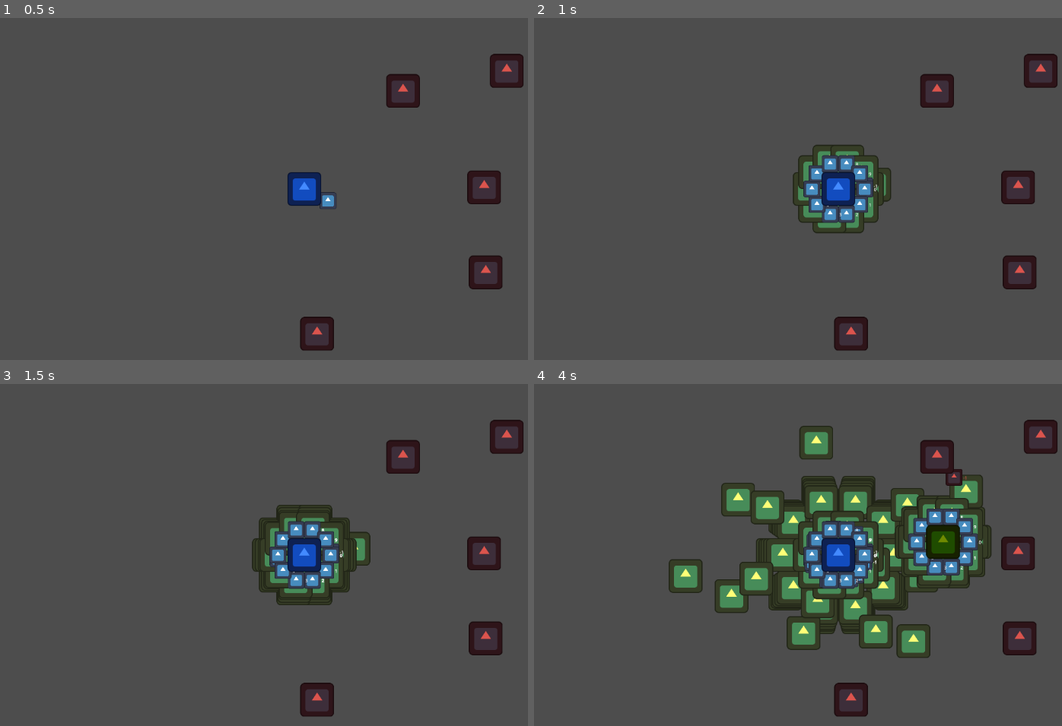
Above: before the commit, frames 1-4 (two rows, left to right).
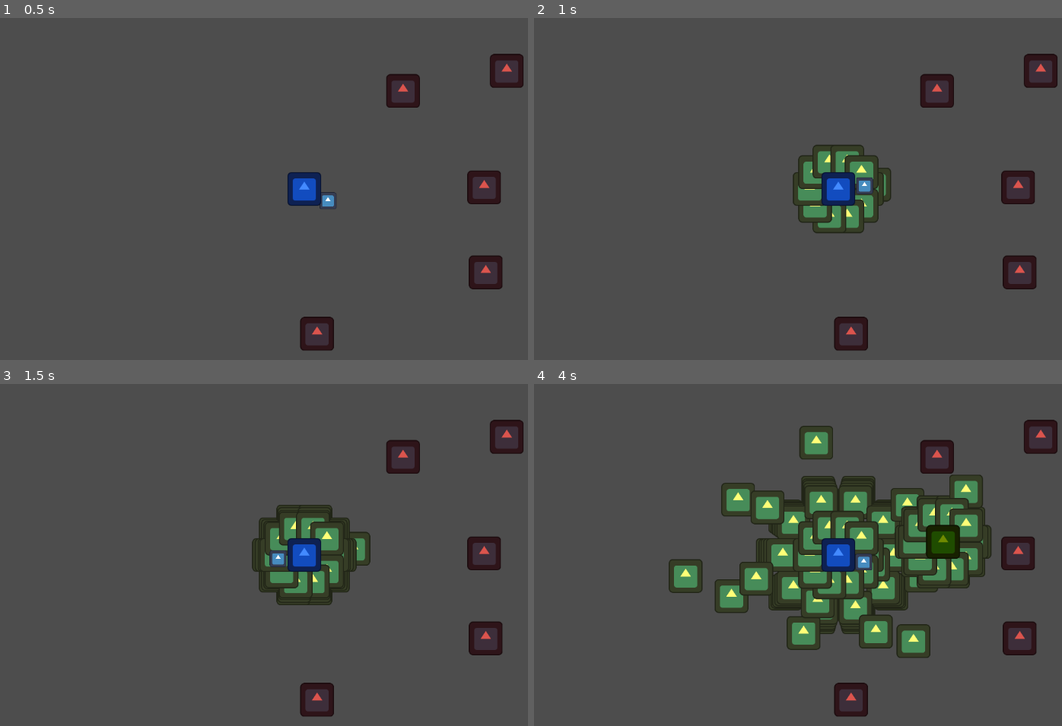
Above: after the commit, the same moments.

Repository: rodeyfeld/modular_abilities
Game: Godot game, scene res://world.tscn
Two runs of this game, one before a commit and one after it. Both use one fixed random seed, a clock stepped at 60 frames per second and the inputs below. The engine's default icon, where the game draws it, is replaced by a stand-in: a white triangle on a blue panel in a dark square.
Inputs (mouse positions are in pixels of both pictures, inside the frame that each line leads up to):
- Up to frame 1 (0.5 s): no input
- Up to frame 2 (1 s): tap Enter at 0.5 s; move the mouse to (972, 171) at 0.52 s; tap 1 (1) at 0.6 s; tap 2 (2) at 0.8 s
- Up to frame 3 (1.5 s): move the mouse to (184, 572) at 1.27 s; tap 2 (2) at 1.35 s
- Up to frame 4 (4 s): tap 3 (3) at 1.55, 2.1 s; move the mouse to (898, 479) at 2.02 s; tap 4 (4) at 2.3, 2.85 s; move the mouse to (808, 623) at 2.77 s; tap 1 (1) at 3.05, 3.6 s; move the mouse to (1019, 606) at 3.52 s; tap 2 (2) at 3.8 s

Frame 1 is identical in both runs. In frame 2, 1.3% of the frame differs, in the area x 51-65%, y 40-60%; in frame 3, 1.3%; in frame 4, 3.0%, in the area x 51-85%, y 24-60%.

Commit message:
start arc work

Diff:
--- a/ability/action/linear_projectile.gd
+++ b/ability/action/linear_projectile.gd
@@ -57,3 +57,5 @@
 		projectile.initial_direction = dir
 		# Fire the projectile
 		projectile.fire(caster_ability.caster, self.data.attribute_fields.attribute_field_fire_data.timeout)
+		# Free the attach node
+		attach_node.queue_free()
--- a/entity/actor/actor.gd
+++ b/entity/actor/actor.gd
@@ -64,50 +64,14 @@
 
 	var target_angle = rad_to_deg(self.get_angle_to(dir))
 	var total_angle = angle_between_shots * num_required
-	print(num)
-	print(total_angle/num)
-
 	var wedge = num * angle_between_shots
 	var start_angle = total_angle / 2
-#	var curr_angle = 0
+
 	var curr_angle = (target_angle - start_angle + wedge)
-#	var curr_angle = (((num_required - num) * angle_between_shots) + (total_angle / num)
 
-
-
-#
-#
-#
-#
-#
-#
-#
-#
-#
-#	var even_bit = 1 if (floor(num_required) % 2) == 0 else 0
-#	var flip_bit = -1 if floor(int(num) / int(num_required)) == 0 else 1
-#
-#	var curr_angle = target_angle + (num * angle_between_shots)
-#	if even_bit:
-#
-#		pass
-#
-#	var test_angle = target_angle + (angle_between_shots * flip_bit)
 	var rad_angle = deg_to_rad(curr_angle)
-
 
 	attach_point.global_position.x = DEADZONE * cos(rad_angle) + self.position.x
 	attach_point.global_position.y = DEADZONE * sin(rad_angle) + self.position.y
 
 	return attach_point
-#	var middle_offset = angle_between_shots if (num_required % 2) == 0 else 0
-#	var DEADZONE = 100
-#	var total_angle_difference = num_required * angle_between_shots
-#	var attach_point:AttachPoint = attach_point_scene.instantiate()
-#	var curr_angle = 0
-#	var flip_bit = 0
-#	if (num_required / num) <= 2:
-#		flip_bit = 1
-#	else:
-#		flip_bit = -1
-#
--- /dev/null
+++ b/entity/spell_projectiles/trick/arc.gd
@@ -0,0 +1,18 @@
+extends Projectile
+
+class_name Arc
+
+
+
+func _physics_process(_delta):
+	move_and_slide()
+
+
+func fire(p_owner, _timeout = -1):
+	projectile_owner = p_owner
+
+	$ProjectileTimeoutTimer.call_deferred("start", _timeout)
+	velocity = initial_direction.normalized() * initial_speed
+
+func on_hit():
+	pass
--- /dev/null
+++ b/entity/spell_projectiles/trick/arc.tscn
@@ -0,0 +1,9 @@
+[gd_scene load_steps=3 format=3 uid="uid://ckdp4xhta6lad"]
+
+[ext_resource type="PackedScene" uid="uid://c8mtuxcd6tw7n" path="res://entity/spell_projectiles/projectile.tscn" id="1_83udg"]
+[ext_resource type="Script" path="res://entity/spell_projectiles/trick/arc.gd" id="2_26elk"]
+
+[node name="Arc" instance=ExtResource("1_83udg")]
+script = ExtResource("2_26elk")
+
+[editable path="Hitbox"]
